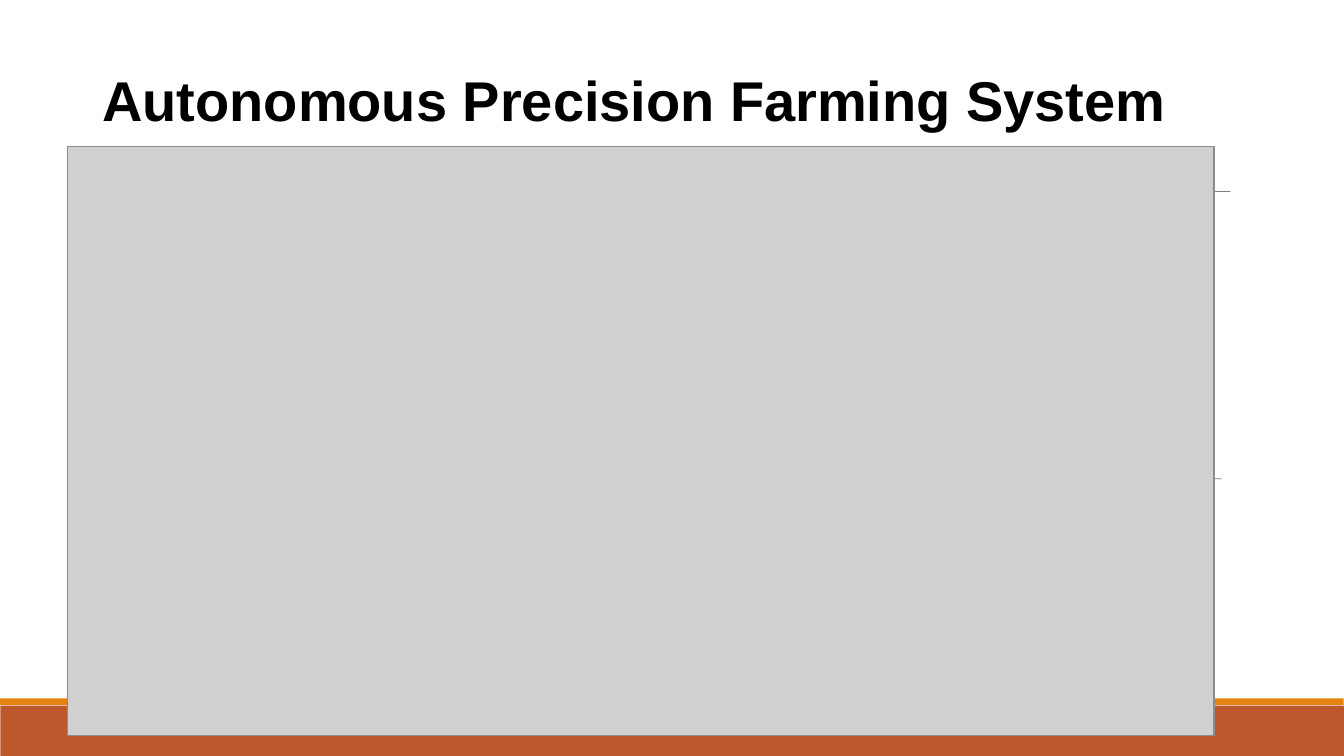
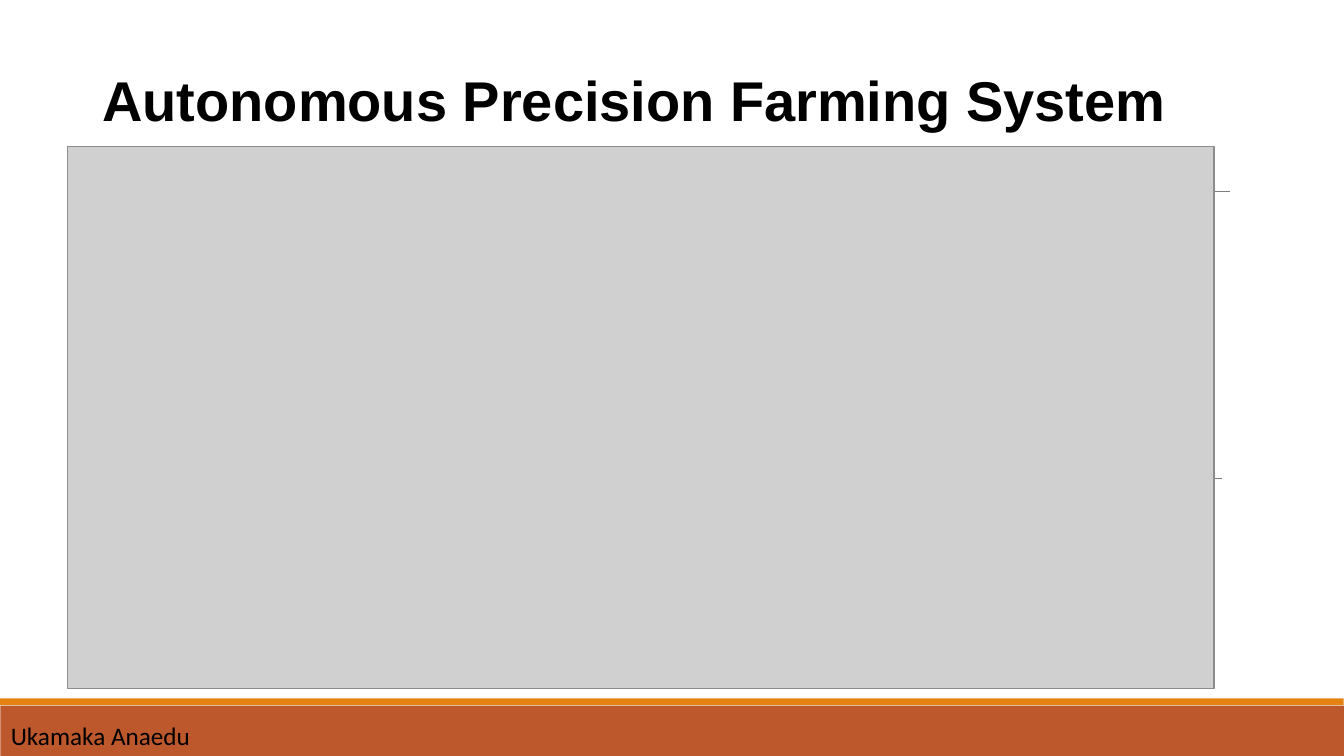
Before and after one commit to yoonsukwkd96/Autonomous_Systems_B_Lab_Group_A, a slide deck: slide 2 of final_presentation_groupA.pptx. Drawn at 1344x756 pixels with LibreOffice and Linux fonts; fonts in the diff are those of the drawing; grey boxes stand for pictures. Boxes give left, top, right and bottom in pixels: in the first picture for what was removed or moved away, otherwise in the second. Text is boxed around its words. In the diff, an @@ line names an element or a change of style, - is before the commit and + after.

```diff
--- a/final_presentation_groupA.pptx
+++ b/final_presentation_groupA.pptx
@@ picture: place and size @@
-picture at <box>68,146,1214,735</box>
+picture at <box>68,146,1214,689</box>
@@ line (133, 479) - (1222, 479): stroke #808080 0.5 pt to #7F7F7F 0.75 pt @@
@@ text added at <box>11,727,190,745</box>, 18 pt, text #000000 @@
+Ukamaka Anaedu
```
Also in this commit, not shown: 12 other slides changed, 7 slides added, 11 slides removed, 2 other files.
